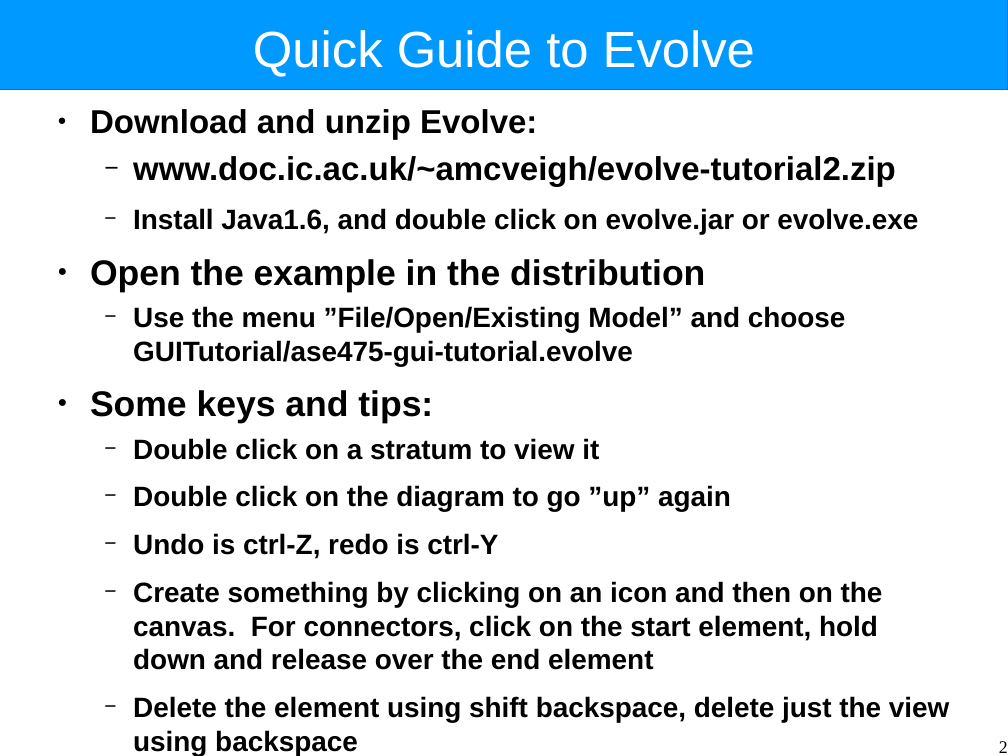
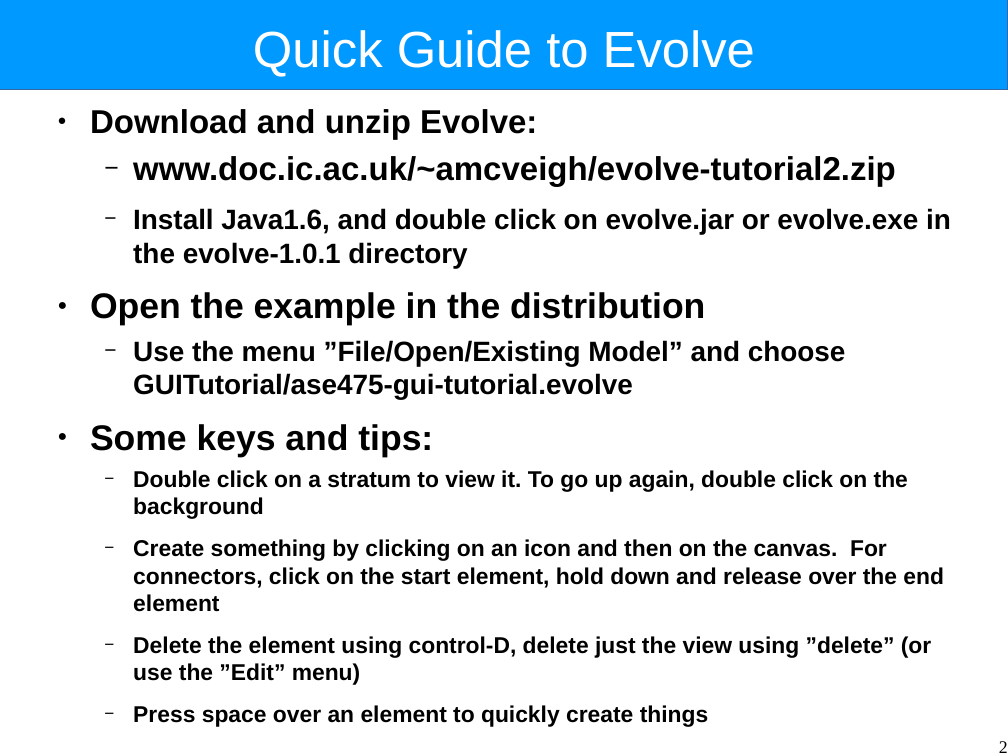
Before and after one commit to Intrinsarc/intrinsarc-evolve, a slide deck: slide 2 of Academic Work/lectures/components-tutorial.odp. Drawn at 1008x756 pixels with LibreOffice and Linux fonts; fonts in the diff are those of the drawing. Boxes give left, top, right and bottom in pixels: in the first picture for what was removed or moved away, otherwise in the second. Text is boxed around its words. In the diff, an @@ line names an element or a change of style, - is before the commit and + after.

```diff
--- a/Academic Work/lectures/components-tutorial.odp
+++ b/Academic Work/lectures/components-tutorial.odp
@@ text at (x1=133, y1=208, x2=951, y2=268): text changed @@
-  − Install Java1.6, and double click on evolve.jar or evolve.exe
+  − Install Java1.6, and double click on evolve.jar or evolve.exe in the evolve-1.0.1 directory
@@ text at (x1=133, y1=470, x2=908, y2=519): text changed; size 22 to 18 pt @@
-  − Double click on a stratum to view it
-  − Double click on the diagram to go ”up” again
-  − Undo is ctrl-Z, redo is ctrl-Y
+  − Double click on a stratum to view it. To go up again, double click on the background
@@ text at (x1=133, y1=539, x2=944, y2=612): size 22 to 18 pt in "Create something by clicking on an icon ..." @@
@@ text at (x1=133, y1=636, x2=931, y2=727): text changed; size 22 to 18 pt @@
-  − Delete the element using shift backspace, delete just the view using backspace
+  − Delete the element using control-D, delete just the view using ”delete” (or use the ”Edit” menu)
+  − Press space over an element to quickly create things
```
Also in this commit, not shown: 2 other slides changed, 1 slide removed, 5 other files.
